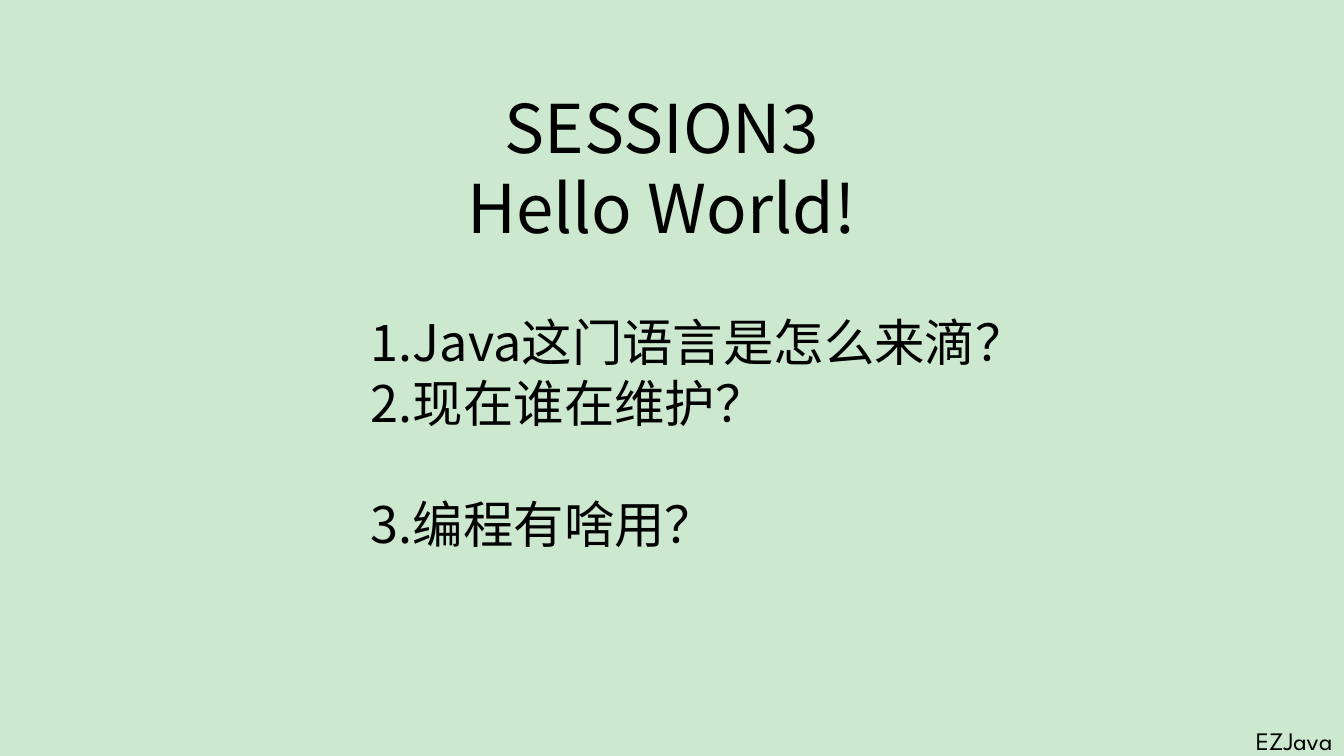
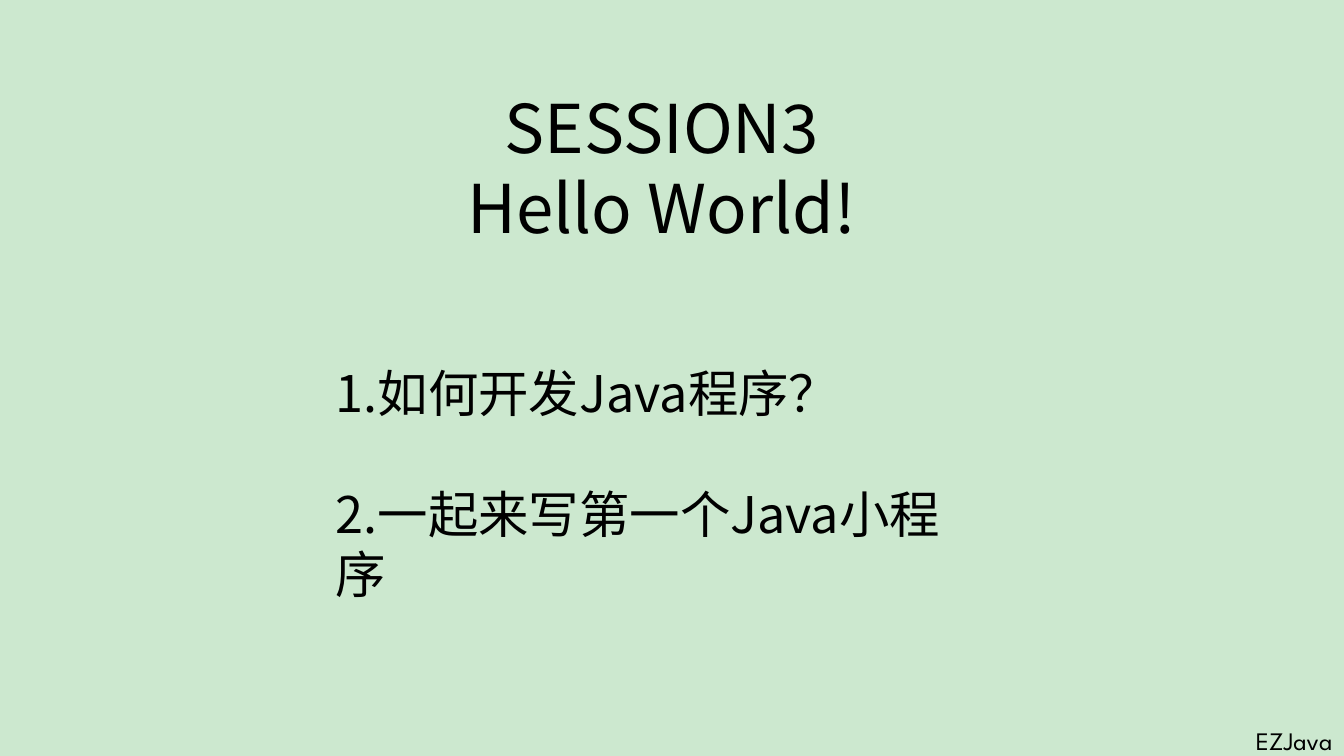
Before and after one commit to JianWenEZCode/EZJava, a slide deck: slide 2 of ppt/EZJava-Session3-Hello World!.pptx. Drawn at 1344x756 pixels with LibreOffice and Linux fonts; fonts in the diff are those of the drawing. Boxes give left, top, right and bottom in pixels: in the first picture for what was removed or moved away, otherwise in the second. Text is boxed around its words. In the diff, an @@ line names an element or a change of style, - is before the commit and + after.

```diff
--- a/ppt/EZJava-Session3-Hello World!.pptx
+++ b/ppt/EZJava-Session3-Hello World!.pptx
@@ text at box(336, 369, 940, 538): text changed @@
-1.Java这门语言是怎么来滴？
-2.现在谁在维护？
-3.编程有啥用？
+1.如何开发Java程序？
+2.一起来写第一个Java小程序
```
Also in this commit, not shown: 1 other slide changed, 5 slides added, 3 slides removed.
